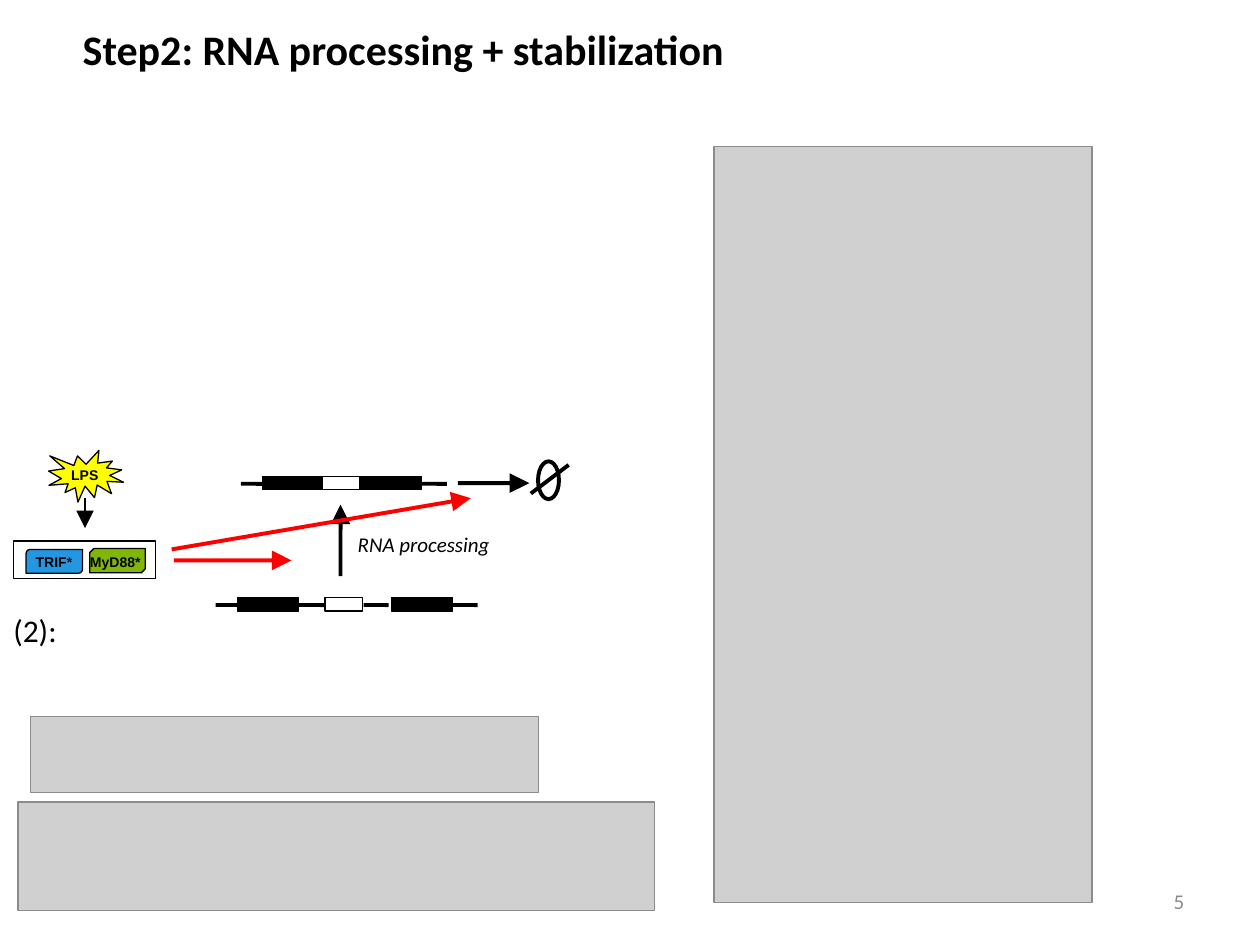
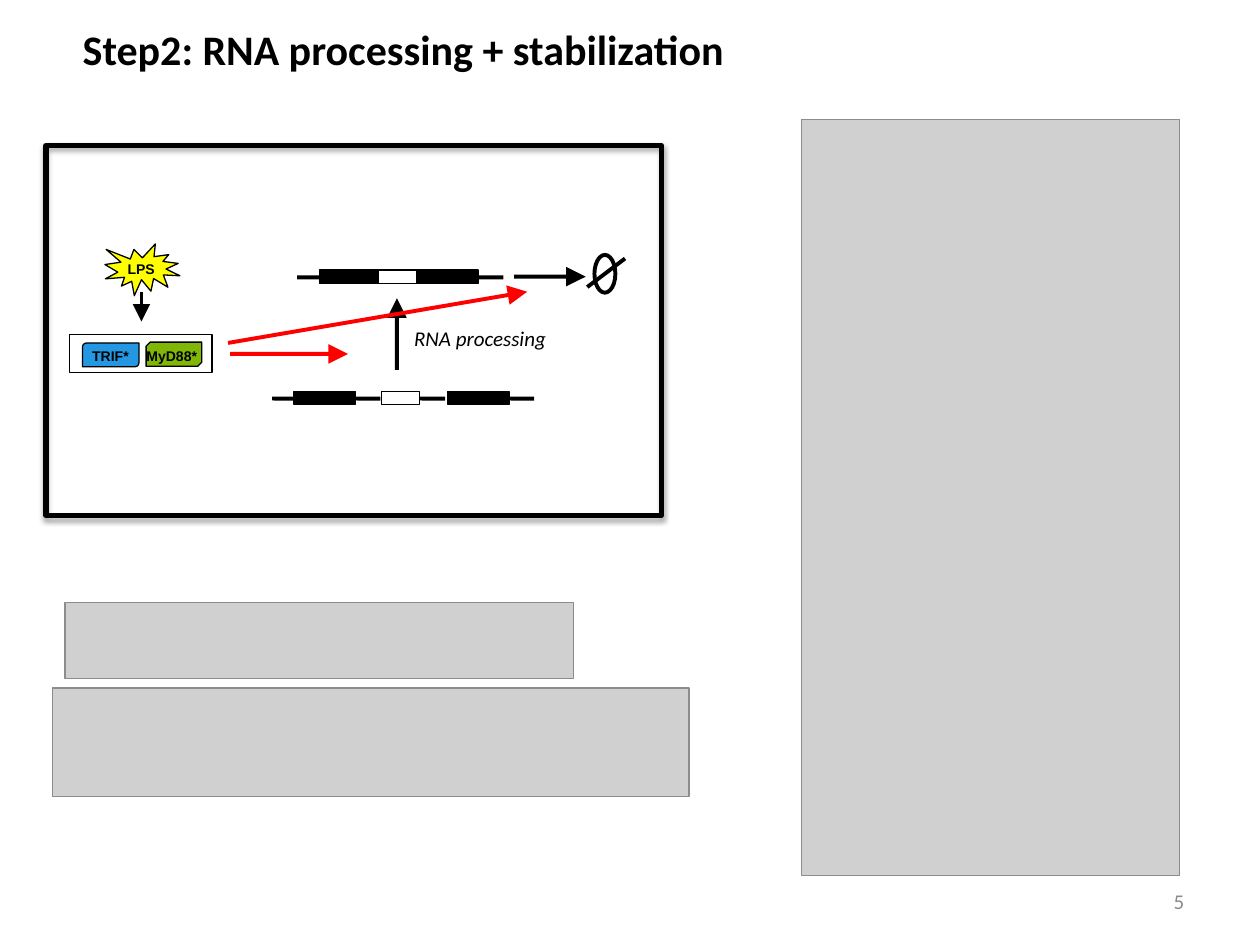
Before and after one commit to biomystery/TNF_regulation, a slide deck: slide 5 of TNF_Slides.pptx. Drawn at 1260x945 pixels with LibreOffice and Linux fonts; fonts in the diff are those of the drawing; grey boxes stand for pictures. Boxes give left, top, right and bottom in pixels: in the first picture for what was removed or moved away, otherwise in the second. Text is boxed around its words. In the diff, an @@ line names an element or a change of style, - is before the commit and + after.

```diff
--- a/TNF_Slides.pptx
+++ b/TNF_Slides.pptx
@@ rectangle added at (x1=45, y1=145, x2=660, y2=515), outline #000000 3 pt @@
@@ picture moved from (x1=714, y1=147, x2=1092, y2=903) to (x1=801, y1=120, x2=1179, y2=876) @@
@@ 7 lines, 7 rectangles, 5 arrows, 4 texts, 1 ellipse, 1 irregular seal, 1 snip diag rect, 1 round diag rect moved together from (x1=14, y1=451, x2=568, y2=610) to (x1=69, y1=244, x2=625, y2=404) @@
@@ text removed at (x1=13, y1=619, x2=56, y2=646) @@
-(2):
@@ picture added at (x1=66, y1=602, x2=573, y2=678) @@
@@ picture resized from (x1=30, y1=717, x2=538, y2=793) to (x1=53, y1=688, x2=689, y2=796) @@
@@ picture removed at (x1=18, y1=803, x2=654, y2=911) @@
```
Also in this commit, not shown: 12 other files.
